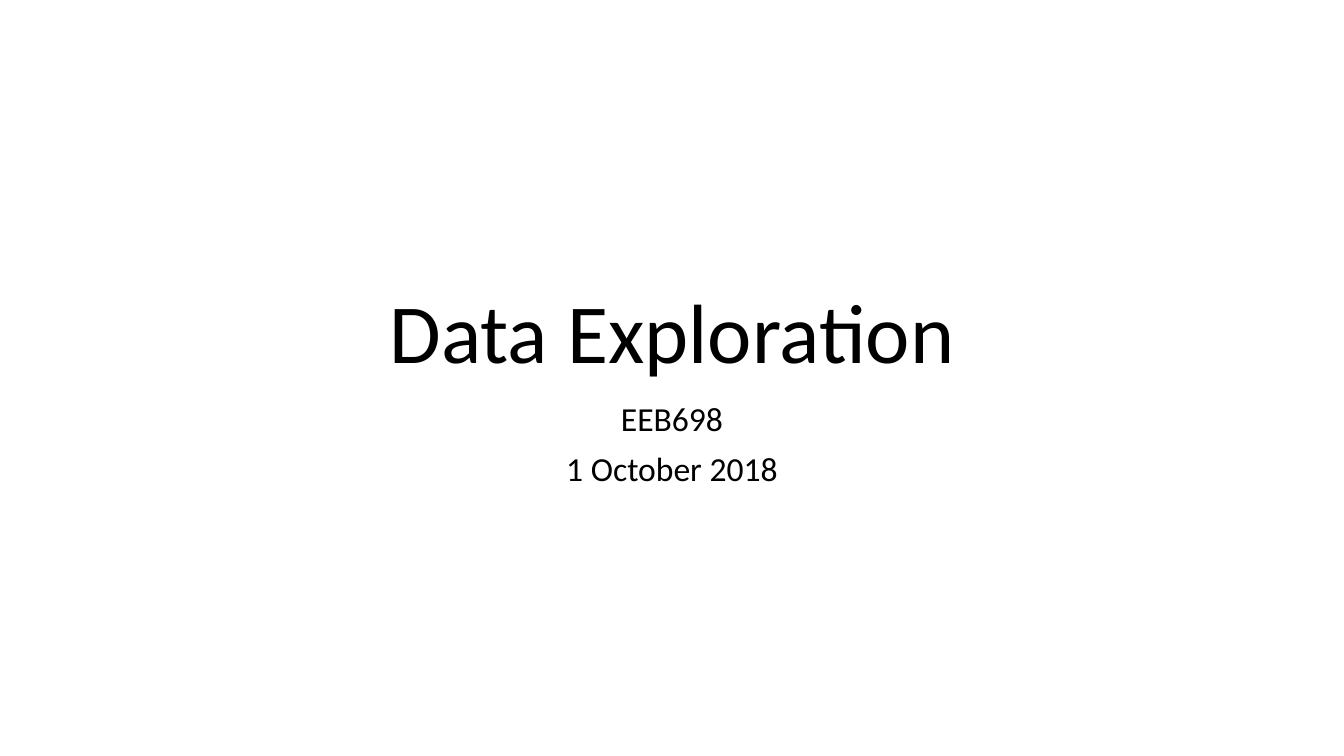
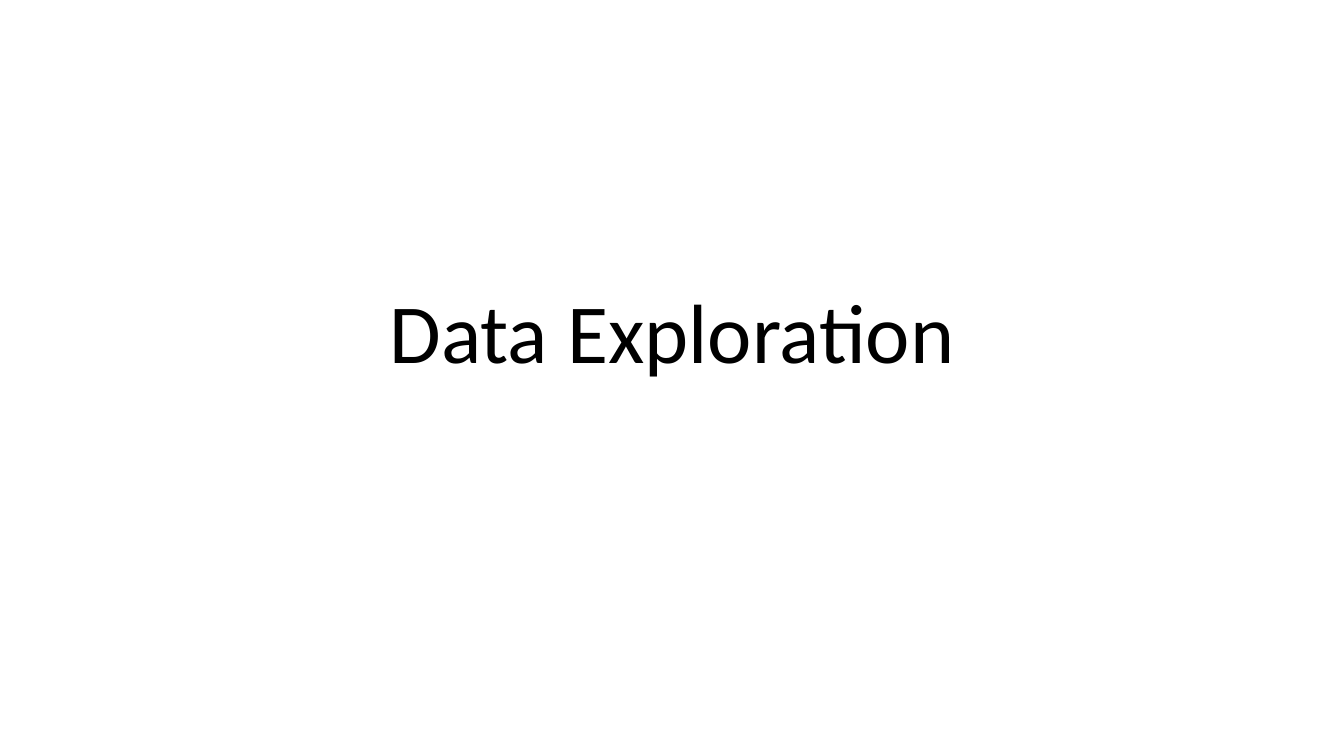
Before and after one commit to EEOB590A-Fall-2019/Course-Materials, a slide deck: slide 1 of 4. Data exploration/Data_exploration.pptx. Drawn at 1344x756 pixels with LibreOffice and Linux fonts; fonts in the diff are those of the drawing. Boxes give left, top, right and bottom in pixels: in the first picture for what was removed or moved away, otherwise in the second. Text is boxed around its words. In the diff, an @@ line names an element or a change of style, - is before the commit and + after.

```diff
--- a/4. Data exploration/Data_exploration.pptx
+++ b/4. Data exploration/Data_exploration.pptx
@@ subtitle removed at (566,408,778,482) @@
-EEB698
-1 October 2018
```
Also in this commit, not shown: 1 other slide changed, 1 slide removed, 15 other files.
